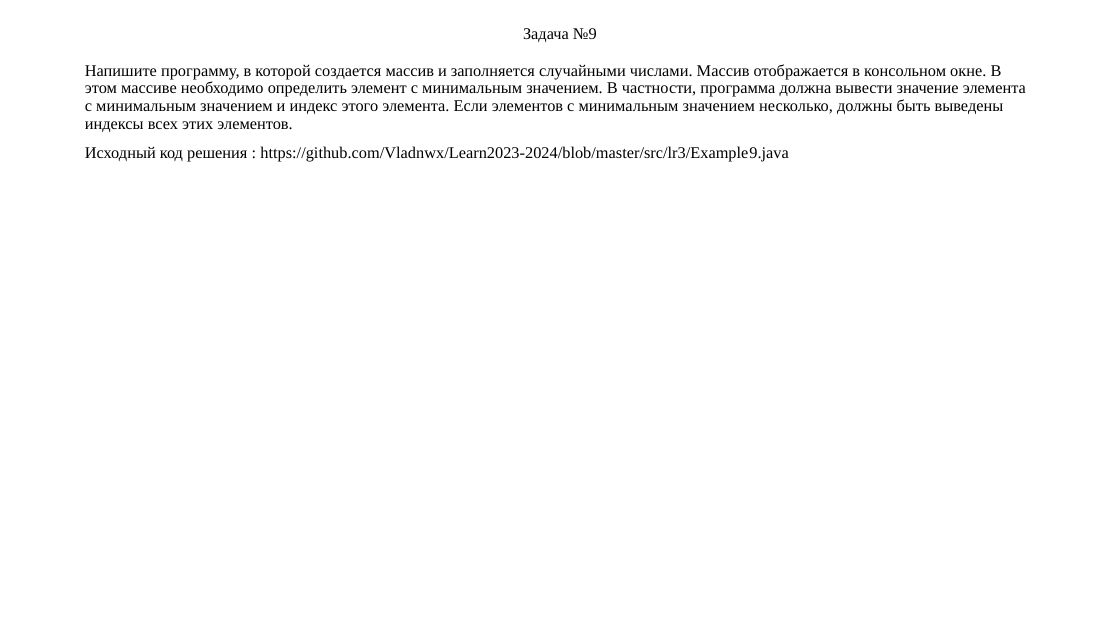
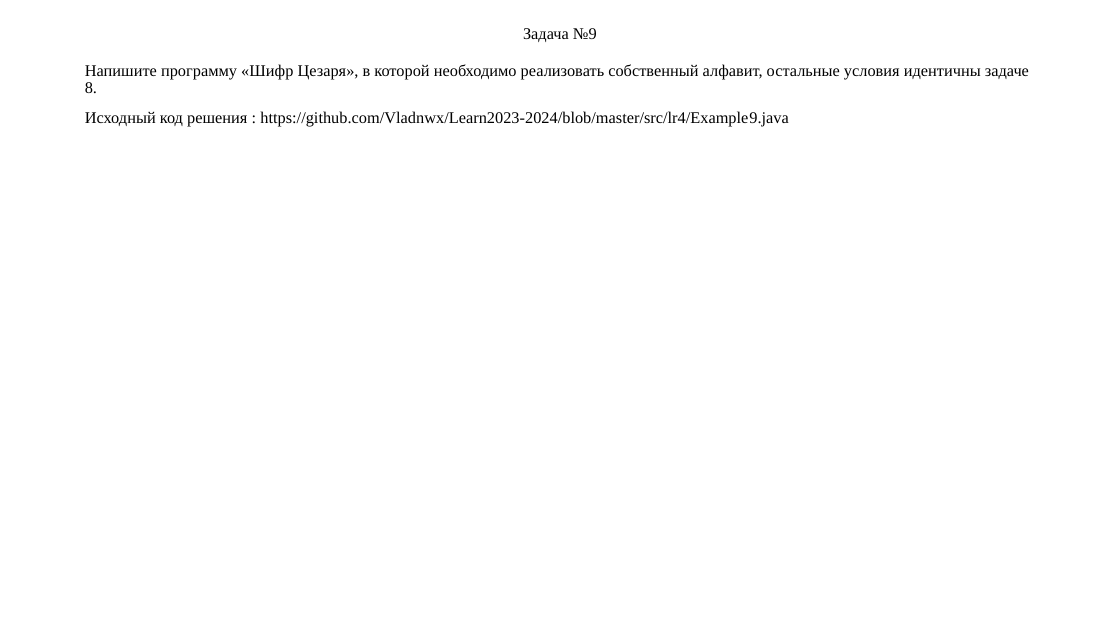
Before and after one commit to Vladnwx/Learn2023-2024, a slide deck: slide 11 of src/lr4/РИЗ-130916у Савельев В.Н. Отчет о выполнении ЛР4.pptx. Drawn at 1120x630 pixels with LibreOffice and Linux fonts; fonts in the diff are those of the drawing. Boxes give left, top, right and bottom in pixels: in the first picture for what was removed or moved away, otherwise in the second. Text is boxed around its words. In the diff, an @@ line names an element or a change of style, - is before the commit and + after.

```diff
--- a/src/lr4/РИЗ-130916у Савельев В.Н. Отчет о выполнении ЛР4.pptx
+++ b/src/lr4/РИЗ-130916у Савельев В.Н. Отчет о выполнении ЛР4.pptx
@@ text at (85, 64, 1029, 127): text changed @@
-Напишите программу, в которой создается массив и заполняется случайными числами. Массив отображается в консольном окне. В этом массиве необходимо определить элемент с минимальным значением. В частности, программа должна вывести значение элемента с минимальным значением и индекс этого элемента. Если элементов с минимальным значением несколько, должны быть выведены индексы всех этих элементов.
-Исходный код решения : https://github.com/Vladnwx/Learn2023-2024/blob/master/src/lr3/Example9.java
+Напишите программу «Шифр Цезаря», в которой необходимо реализовать собственный алфавит, остальные условия идентичны задаче 8.
+Исходный код решения : https://github.com/Vladnwx/Learn2023-2024/blob/master/src/lr4/Example9.java
```
Also in this commit, not shown: 10 other slides changed, 1 slide removed.
